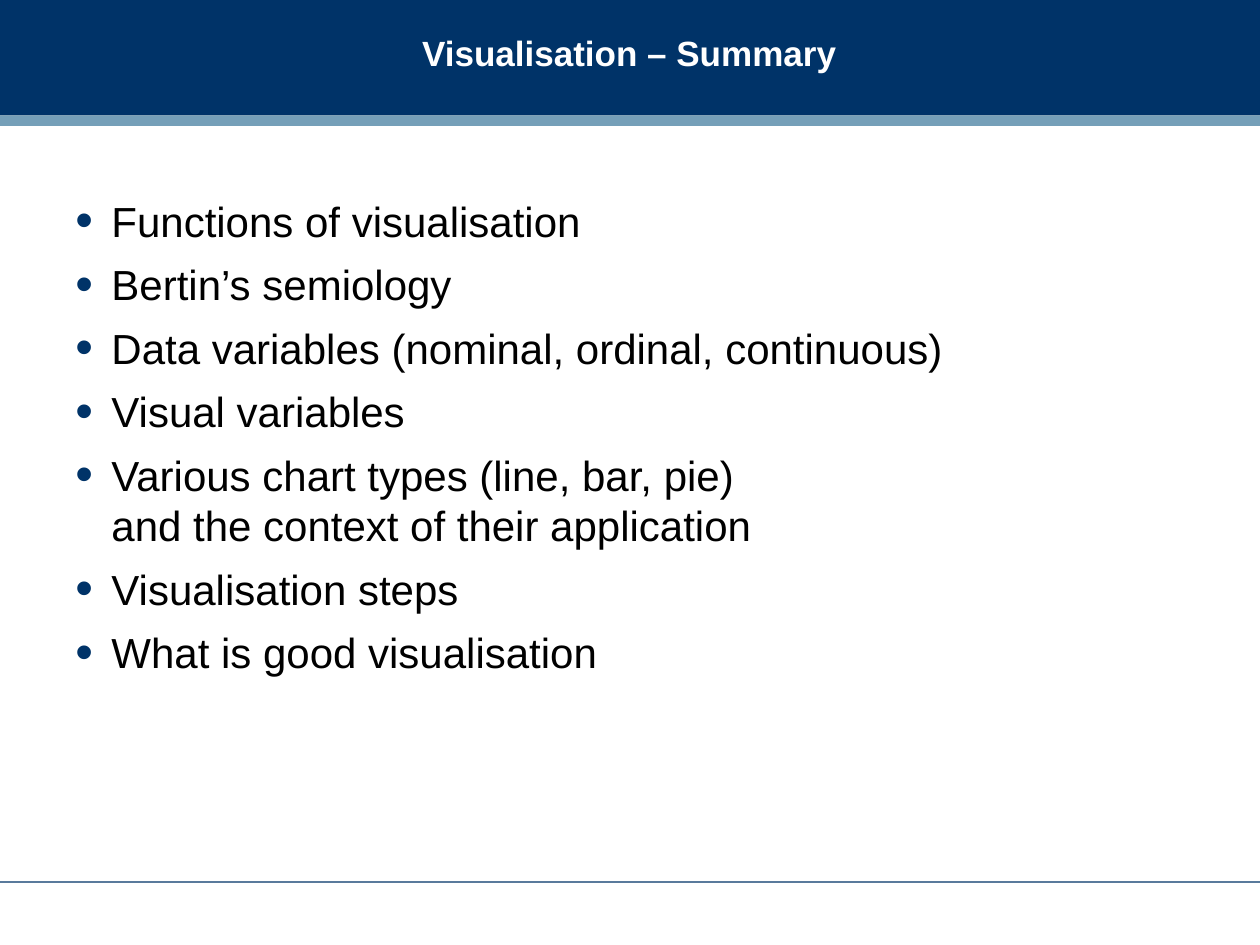
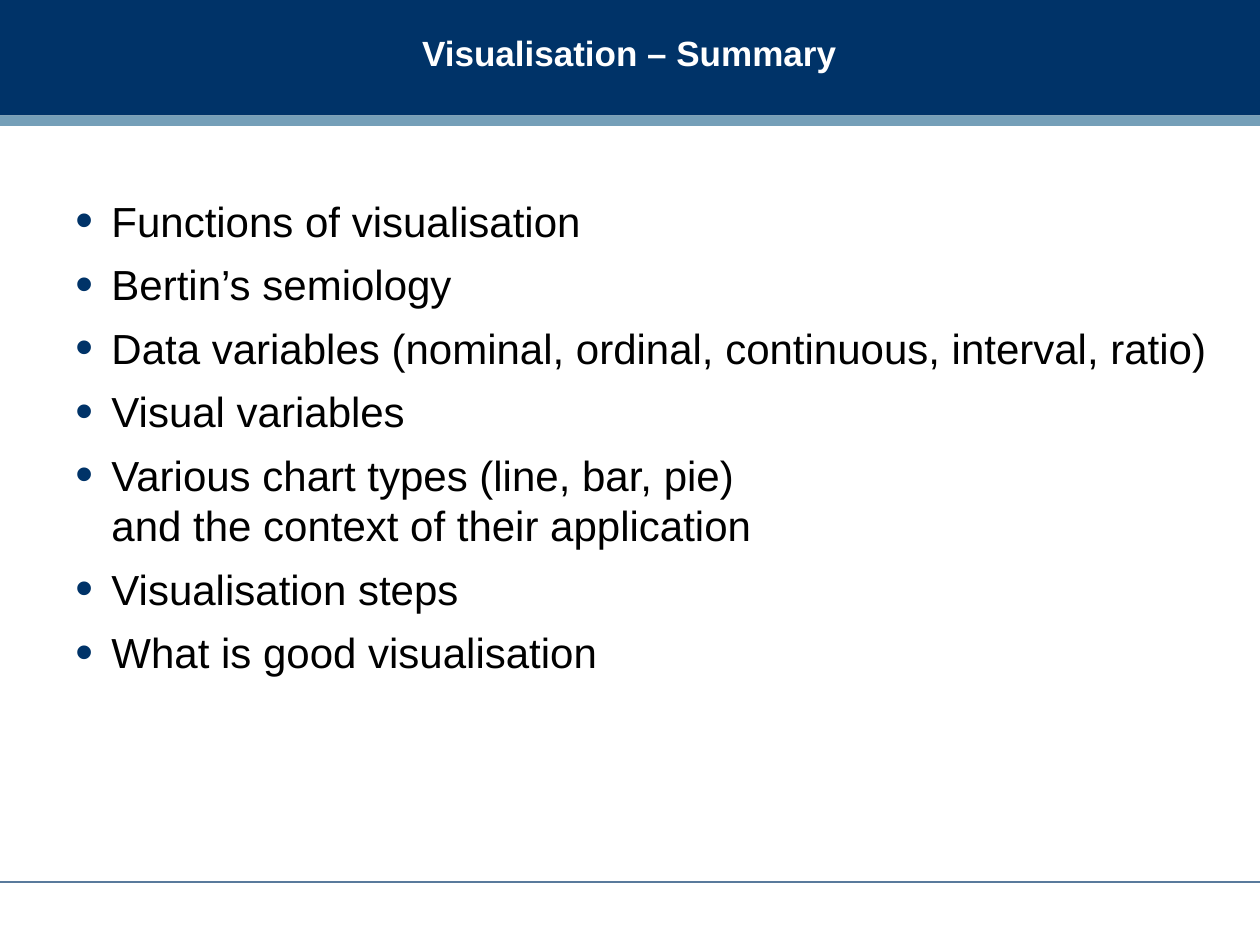
Before and after one commit to dreamind/ix, a slide deck: slide 20 of lectures/review/exam_review.ppt. Drawn at 1260x945 pixels with LibreOffice and Linux fonts; fonts in the diff are those of the drawing; background and template pictures are left out. Boxes give left, top, right and bottom in pixels: in the first picture for what was removed or moved away, otherwise in the second. Text is boxed around its words. In the diff, an @@ line names an element or a change of style, - is before the commit and + after.

```diff
--- a/lectures/review/exam_review.ppt
+++ b/lectures/review/exam_review.ppt
@@ text at (111,333,1206,372): text changed @@
-• Data variables (nominal, ordinal, continuous)
+• Data variables (nominal, ordinal, continuous, interval, ratio)
```
Also in this commit, not shown: 2 other files.
